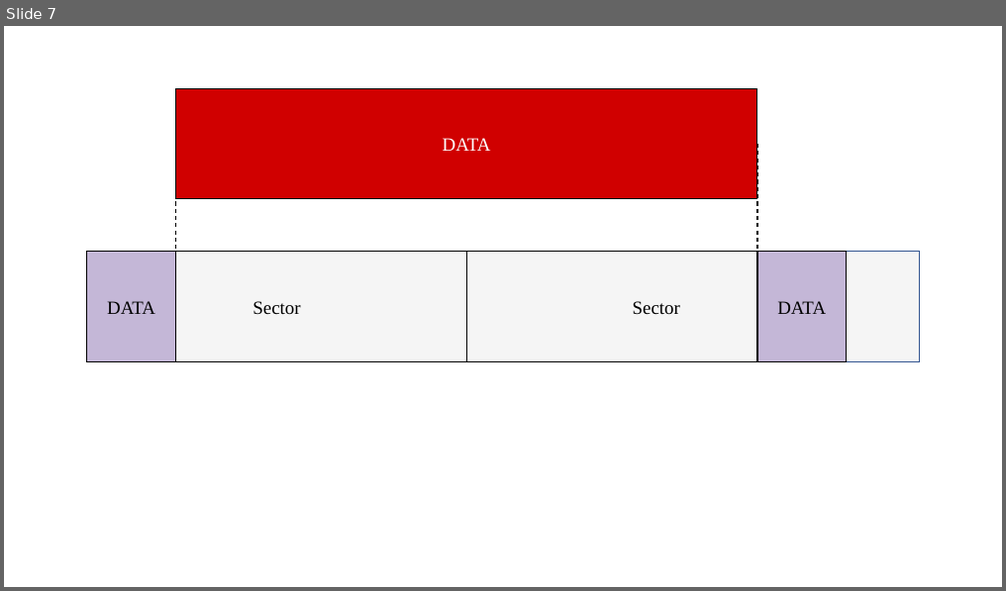
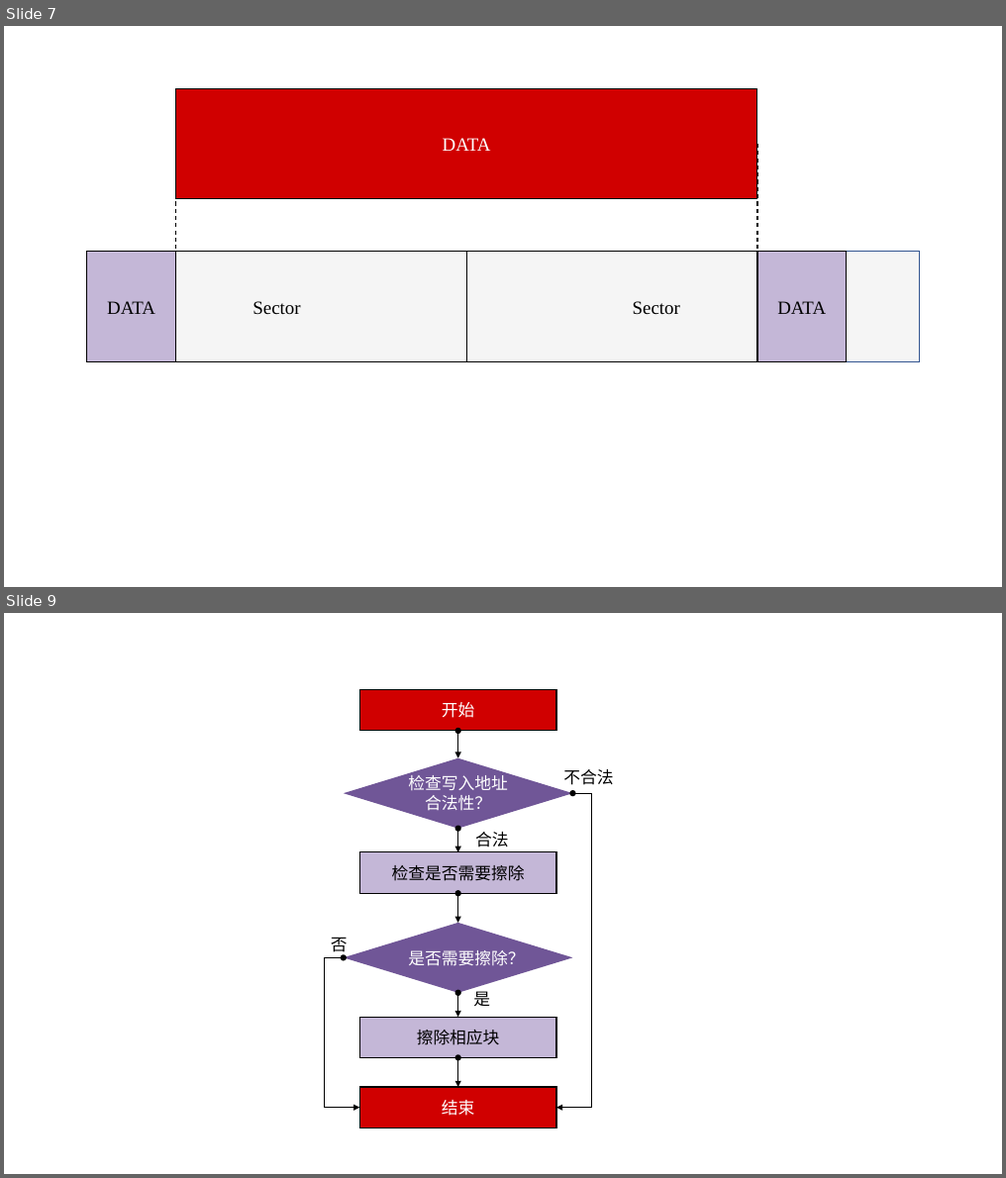
Before and after one commit to Hoit-23o2/HoitOS, a slide deck: Records/Files/绘图.pptx. Shown one above the other, each under a label of ours: slide 7 before the commit, slides 7 and 9 after it; the slides between them are not shown. The pictures are 1006x591 and 1006x1178 pixels, drawn with LibreOffice and Linux fonts; fonts in the diff are those of the drawing. Boxes give left, top, right and bottom in pixels: in the first picture for what was removed or moved away, otherwise in the second. Text is boxed around its words. In the diff, an @@ line names an element or a change of style, - is before the commit and + after.

```diff
--- a/Records/Files/绘图.pptx
+++ b/Records/Files/绘图.pptx
@@ slide 9 added at (4, 613, 1002, 1174), background #FFFFFF @@
@@ rectangle added at (359, 690, 556, 731), fill #D00000, outline #000000 1 pt, 16 pt, text #FFFFFF @@
+开始
@@ double arrow added from (458, 731) to (458, 759), #000000 1 pt @@
@@ diamond added at (344, 759, 573, 829), fill #705697, 16 pt, text #FFFFFF @@
+检查写入地址合法性？
@@ text added at (563, 769, 613, 785), 16 pt, text #000000 @@
+不合法
@@ elbow double arrow added from (573, 793) to (556, 1108), #000000 1 pt @@
@@ double arrow added from (458, 829) to (458, 853), #000000 1 pt @@
@@ text added at (475, 832, 509, 848), 16 pt, text #000000 @@
+合法
@@ rectangle added at (359, 853, 556, 894), fill #C4B7D7, outline #000000 1 pt, 16 pt, text #000000 @@
+检查是否需要擦除
@@ double arrow added from (458, 894) to (458, 923), #000000 1 pt @@
@@ text added at (331, 938, 348, 956), 16 pt, text #000000 @@
+否
@@ diamond added at (344, 923, 573, 993), fill #705697, 16 pt, text #FFFFFF @@
+是否需要擦除？
@@ elbow double arrow added from (344, 959) to (359, 1108), #000000 1 pt @@
@@ double arrow added from (458, 993) to (458, 1017), #000000 1 pt @@
@@ text added at (473, 991, 490, 1006), 16 pt, text #000000 @@
+是
@@ rectangle added at (359, 1017, 556, 1059), fill #C4B7D7, outline #000000 1 pt, 16 pt, text #000000 @@
+擦除相应块
@@ double arrow added from (458, 1058) to (458, 1087), #000000 1 pt @@
@@ rectangle added at (359, 1087, 556, 1129), fill #D00000, outline #000000 1 pt, 16 pt, text #FFFFFF @@
+结束
```
Also in this commit, not shown: 1 other slide added, 13 other files.
